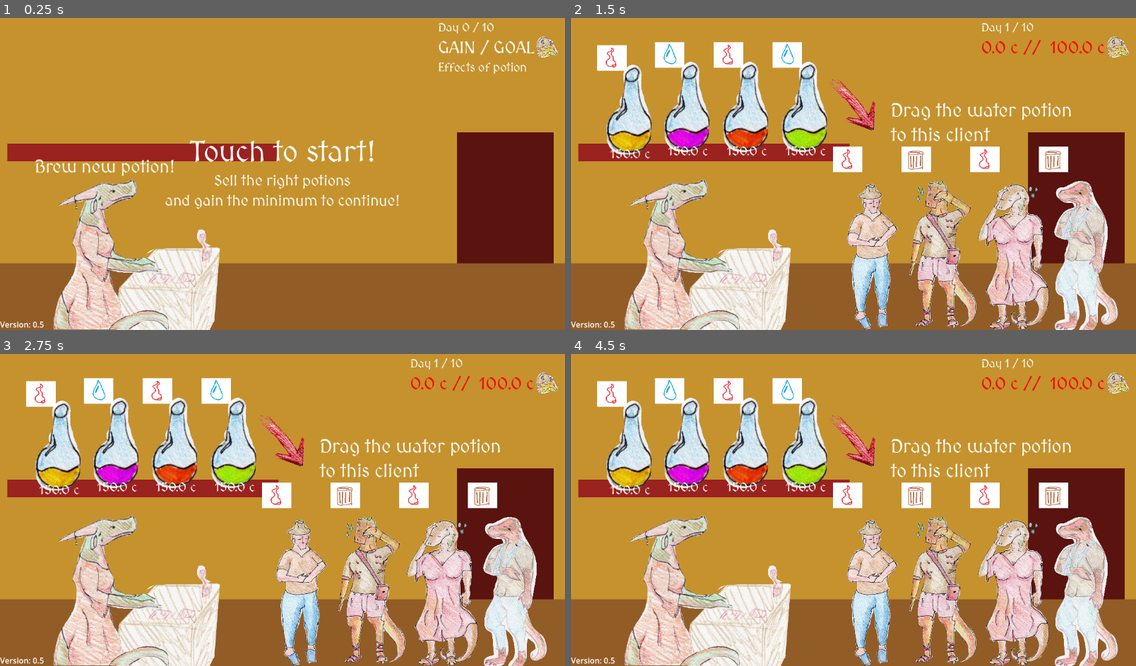
Above: before the commit, frames 1-4 (two rows, left to right).
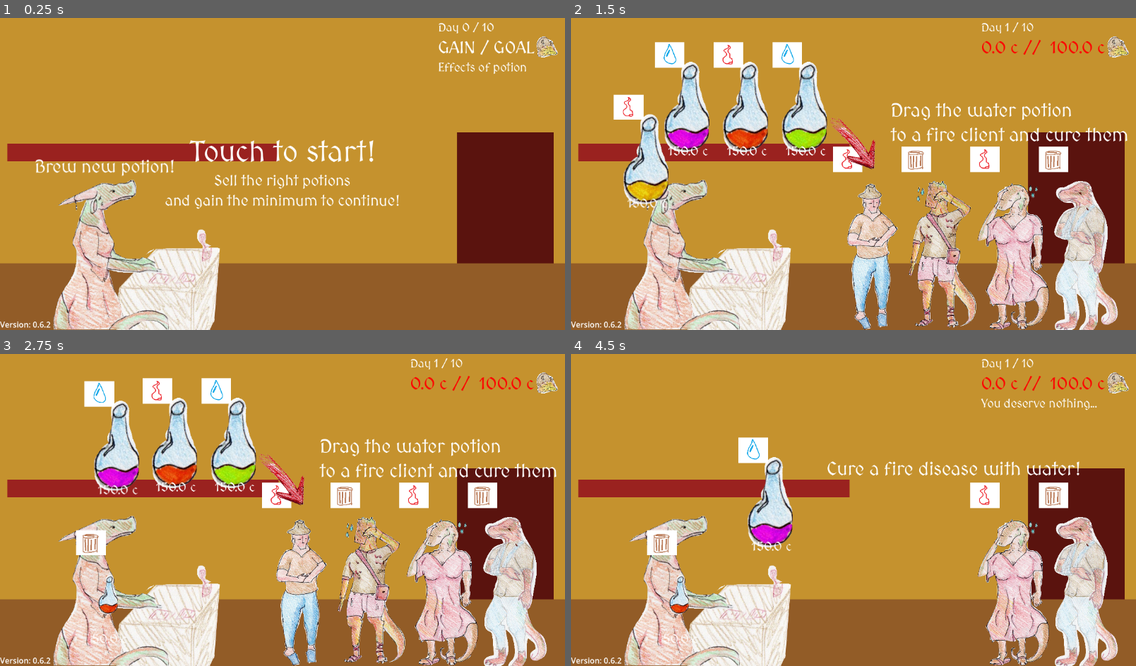
Above: after the commit, the same moments.

Repository: MLisanti/moonbrew_shop
Game: Godot game, scene res://scene/main.tscn
The game is run twice, just before and just after one commit, with the same random seed, the same clock (stepped at 60 frames per second) and the same inputs.
Inputs (mouse positions are in pixels of both pictures, inside the frame that each line leads up to):
- Up to frame 1 (0.25 s): no input
- Up to frame 2 (1.5 s): tap Enter at 0.5 s; move the mouse to (977, 155) at 0.52 s; press the mouse at (977, 155) at 0.53 s; release the mouse at (977, 155) at 1.25 s; tap Space at 1.25 s; drag from (627, 108) to (678, 258) at 1.27 s
- Up to frame 3 (2.75 s): move the mouse to (118, 444) at 2.02 s; press the mouse at (118, 444) at 2.03 s
- Up to frame 4 (4.5 s): release the mouse at (689, 444) at 2.75 s; tap Enter at 2.75 s; drag from (746, 444) to (876, 588) at 2.77 s; drag from (802, 444) to (943, 588) at 3.52 s; drag from (684, 460) to (943, 588) at 4.27 s

The runs differ from the first frame. In frame 1, less than 0.1% of the frame differs, in the area x 7-9%, y 97-100%; in frame 2, 4.9%; in frame 3, 5.4%; in frame 4, 18%, in the area x 4-94%, y 7-100%.

Commit message:
risoluzione di altri bugs, testa di cane (dice un gatto)

Diff:
--- a/project.godot
+++ b/project.godot
@@ -11,7 +11,7 @@
 [application]
 
 config/name="negozio_pozioni"
-config/version="0.5"
+config/version="0.6.2"
 run/main_scene="uid://be75w8yjyxed8"
 config/features=PackedStringArray("4.6", "GL Compatibility")
 config/icon="res://icon.svg"
--- a/scene/farmacista.gd
+++ b/scene/farmacista.gd
@@ -10,6 +10,7 @@
 func _ready():
 	pass # Replace with function body.
 	$lblTutorial.hide()
+	mostraConfermaCambio(false)
 
 func azzeraCambiPozione():
 	pozioniCambiate = 0
@@ -22,10 +23,12 @@
 	pass
 
 func mostraConfermaCambio(val:bool):
-	$lblChange.visible = val
+	$lblCambiaPozione.visible = val
+	$grafica_brew.visible = val
+
 
 func mostraTutorial(val:bool):
 	$lblTutorial.visible = val
 
 func impostaAnimazione(nome:String):
-	$Sprite.animation = nome
+	$SpriteDragonessa.animation = nome
--- a/scene/farmacista.tscn
+++ b/scene/farmacista.tscn
@@ -50,7 +50,14 @@
 collision_mask = 0
 script = ExtResource("1_plk6w")
 
-[node name="Sprite" type="AnimatedSprite2D" parent="." unique_id=1863123768]
+[node name="grafica_brew" type="ColorRect" parent="." unique_id=1553939680]
+offset_left = -150.0
+offset_top = -142.0
+offset_right = 145.0
+offset_bottom = 174.0
+color = Color(1, 0.7764706, 0, 0.2784314)
+
+[node name="SpriteDragonessa" type="AnimatedSprite2D" parent="." unique_id=1863123768]
 scale = Vector2(0.50181687, 0.5558439)
 sprite_frames = SubResource("SpriteFrames_tqoya")
 animation = &"in_corso"
@@ -59,7 +66,7 @@
 position = Vector2(7, 25.5)
 shape = SubResource("RectangleShape2D_hllvp")
 
-[node name="lblChange" type="Label" parent="." unique_id=1887142444]
+[node name="lblCambiaPozione" type="Label" parent="." unique_id=1887142444]
 offset_left = -63.0
 offset_top = -186.0
 offset_right = 66.0
--- a/scene/main.gd
+++ b/scene/main.gd
@@ -23,7 +23,6 @@
 var _scena_cliente = preload("res://scene/cliente.tscn")
 
 var maskGrab = ""
-
 
 const LIVELLO_INIZIO = 1
 var _livello = 0
@@ -49,11 +48,10 @@
 		_: dict = { "potionElements": 3, "clientElements": 3, "goalPrice": 200.0 }
 	return dict
 
-
-# Called when the node enters the scene tree for the first time.
 func _ready():
 	cambia_stato_livello(statiLivello.INIZIO)
 	ui_mostra_tutorial_passo_passo(0)
+
 	$farma_oggetti/farmacista.mostraConfermaCambio(false)
 	$UI/UI_gioco/sotto/vbox/lblVersion.text = "Version: " +  ProjectSettings.get_setting("application/config/version")
 
@@ -97,7 +95,7 @@
 
 	abilita_tutorial = false
 
-	if(_livello == 1 or _livello == 2 or _livello == 4):
+	if(_livello == 1 or _livello == 2 or _livello == 4 or _livello == 6 or _livello == 7):
 		abilita_tutorial = true
 		passo_tutorial = (_livello * 10) + 1 	#es: livello 2 => inizio con nodo tutorial 21
 		ui_mostra_tutorial_passo_passo(passo_tutorial)
@@ -168,7 +166,6 @@
 
 	pozioneDaButtare.queue_free()
 	$suoni/potion_brew.play()
-
 
 func _on_client_finish(curedDiseases:int, totalDiseases:int, potion:Node2D, client:Node2D, effects:String):
 	var guadagno = (potion.price / totalDiseases) * curedDiseases
@@ -203,54 +200,6 @@
 				cambia_stato_livello(statiLivello.GAME_OVER_VINTO)
 			$suoni/day_win.play()
 
-
-@onready var controlCentroMessaggi:Control = $UI/UI_gioco/centro
-
-func ui_mostra_fine_livello():
-	controlCentroMessaggi.visible = true
-	$UI/UI_gioco/centro/vbox/lblAzione.text = "Touch to continue..."
-	$UI/UI_gioco/centro/vbox/lblMessaggio.text = "You got enough money!"
-
-
-func ui_mostra_inizio():
-	controlCentroMessaggi.visible = true
-	$UI/UI_gioco/centro/vbox/lblMessaggio.text = "Touch to start!"
-	$UI/UI_gioco/centro/vbox/lblAzione.text = "Sell the right potions\nand gain the minimum to continue!"
-
-func ui_mostra_game_over_perso():
-	controlCentroMessaggi.visible = true
-	$UI/UI_gioco/centro/vbox/lblAzione.text = "Touch to restart"
-	$UI/UI_gioco/centro/vbox/lblMessaggio.text = "You went bankrupt... rawr..."
-
-func ui_mostra_game_over_vinto():
-	controlCentroMessaggi.visible = true
-	$UI/UI_gioco/centro/vbox/lblAzione.text = "Touch to restart"
-	$UI/UI_gioco/centro/vbox/lblMessaggio.text = "You cured everyone!! :rawr: !!"
-
-func ui_mostra_tutorial_base(val:bool):
-	var lblMoneyGoal:Control = $UI/UI_gioco/sopra/vbox/cont/hbox/lblMoneyGoal
-	$UI/UI_gioco/sopra/vbox/lblLevelNumber.text = "Day 0 / 10"
-	lblMoneyGoal.set("theme_override_colors/font_color", Color.WHITE)
-	lblMoneyGoal.text = "GAIN / GOAL"
-	$UI/UI_gioco/sopra/vbox/lblEffects.text = "Effects of potion"
-	$farma_oggetti/farmacista.mostraTutorial(val)
-
-func ui_mostra_tutorial_passo_passo(val:int):
-	$UI/UI_tutorial/tut_11_prendiPozioni.visible = val == 11
-	$UI/UI_tutorial/tut_12_fuoco_legno.visible = val == 12
-	$UI/UI_tutorial/tut_13_acqua_fuoco.visible = val == 13
-	$UI/UI_tutorial/tut_14_money.visible = val == 14
-	$UI/UI_tutorial/tut_15_completa_giorno1.visible = val == 15
-	$UI/UI_tutorial/tut_21_giorno2_legno_acqua.visible = val == 21
-	$UI/UI_tutorial/tut_22_giorno2_legno_vento.visible = val == 22
-	$UI/UI_tutorial/tut_23_giorno2_effetti.visible = val == 23
-	$UI/UI_tutorial/tut_24_giorno2_completa.visible = val == 24
-	$UI/UI_tutorial/tut_41_giorno4_brew.visible = val == 41
-	$UI/UI_tutorial/tut_42_giorno4_brew_limit.visible = val == 42
-
-
-	$UI/UI_tutorial.visible = val > 0
-
 func cambia_stato_livello (nuovoStato:statiLivello):
 	var precedente = statoLivello
 	statoLivello = nuovoStato
@@ -302,8 +251,6 @@
 	nodoPozione.connect("crea_nuova_pozione", _on_crea_nuova_pozione)
 	nodoPozione.connect("crea_nuova_pozione", _on_crea_pozione_tutorial)
 
-
-
 func crea_cliente(elementi:String, posizione:Vector2):
 	var nodoCliente:Node2D = _scena_cliente.instantiate()
 	nodoCliente.add_to_group("clienti")
@@ -332,6 +279,50 @@
 	passo_tutorial += 1
 	ui_mostra_tutorial_passo_passo(passo_tutorial)
 
+@onready var controlCentroMessaggi:Control = $UI/UI_gioco/centro
+
+func ui_mostra_fine_livello():
+	controlCentroMessaggi.visible = true
+	$UI/UI_gioco/centro/vbox/lblAzione.text = "Touch to continue..."
+	$UI/UI_gioco/centro/vbox/lblMessaggio.text = "You got enough money!"
+
+func ui_mostra_inizio():
+	controlCentroMessaggi.visible = true
+	$UI/UI_gioco/centro/vbox/lblMessaggio.text = "Touch to start!"
+	$UI/UI_gioco/centro/vbox/lblAzione.text = "Sell the right potions\nand gain the minimum to continue!"
+
+func ui_mostra_game_over_perso():
+	controlCentroMessaggi.visible = true
+	$UI/UI_gioco/centro/vbox/lblAzione.text = "Touch to restart"
+	$UI/UI_gioco/centro/vbox/lblMessaggio.text = "You went bankrupt... rawr..."
+
+func ui_mostra_game_over_vinto():
+	controlCentroMessaggi.visible = true
+	$UI/UI_gioco/centro/vbox/lblAzione.text = "Touch to restart"
+	$UI/UI_gioco/centro/vbox/lblMessaggio.text = "You cured everyone!! :rawr: !!"
+
+func ui_mostra_tutorial_base(val:bool):
+	var lblMoneyGoal:Control = $UI/UI_gioco/sopra/vbox/cont/hbox/lblMoneyGoal
+	$UI/UI_gioco/sopra/vbox/lblLevelNumber.text = "Day 0 / 10"
+	lblMoneyGoal.set("theme_override_colors/font_color", Color.WHITE)
+	lblMoneyGoal.text = "GAIN / GOAL"
+	$UI/UI_gioco/sopra/vbox/lblEffects.text = "Effects of potion"
+	$farma_oggetti/farmacista.mostraTutorial(val)
+
+func ui_prepara_tutorial_passo_passo():
+	print($UI/UI_tutorial.get_children(true))
+	for nodoTutorial:Control in $UI/UI_tutorial.get_children(true):
+		nodoTutorial.visible = true
+	$UI/UI_tutorial.visible = false
+
+func ui_mostra_tutorial_passo_passo(val:int):
+	for nodoTutorial in $UI/UI_tutorial.get_children():
+		nodoTutorial.visible = false
+		if(nodoTutorial.name.begins_with("tut_" + str(val))):
+			nodoTutorial.visible = true
+
+	$UI/UI_tutorial.visible = val > 0
+
 func ui_update():
 	var lblMoney:Control = $UI/UI_gioco/sopra/vbox/cont/hbox/lblMoneyGoal
 
--- a/scene/main.tscn
+++ b/scene/main.tscn
@@ -85,19 +85,19 @@
 [node name="UI" type="CanvasLayer" parent="." unique_id=504331853]
 
 [node name="UI_tutorial" type="Control" parent="UI" unique_id=1012427451]
-visible = false
 layout_mode = 3
 anchors_preset = 0
 
 [node name="tut_11_prendiPozioni" type="Control" parent="UI/UI_tutorial" unique_id=1799267467]
+visible = false
 anchors_preset = 0
 
 [node name="txrFreccia" type="TextureRect" parent="UI/UI_tutorial/tut_11_prendiPozioni" unique_id=929010953]
 layout_mode = 0
 offset_left = 612.0
-offset_top = 99.0
+offset_top = 177.99998
 offset_right = 1662.0
-offset_bottom = 799.0
+offset_bottom = 878.0
 rotation = 1.3089969
 scale = Vector2(0.15629622, 0.15629622)
 texture = ExtResource("11_mswub")
@@ -111,9 +111,10 @@
 theme = ExtResource("4_0ha60")
 theme_override_font_sizes/font_size = 38
 text = "Drag the water potion
-to this client"
+to a fire client and cure them"
 
 [node name="tut_12_fuoco_legno" type="Control" parent="UI/UI_tutorial" unique_id=310104946]
+visible = false
 anchors_preset = 0
 
 [node name="lblDesc" type="Label" parent="UI/UI_tutorial/tut_12_fuoco_legno" unique_id=828532894]
@@ -128,6 +129,7 @@
 to cure a Wood disease"
 
 [node name="tut_13_acqua_fuoco" type="Control" parent="UI/UI_tutorial" unique_id=1704053668]
+visible = false
 anchors_preset = 0
 
 [node name="lblDesc" type="Label" parent="UI/UI_tutorial/tut_13_acqua_fuoco" unique_id=405351909]
@@ -141,6 +143,7 @@
 text = "Cure a fire disease with water!"
 
 [node name="tut_14_money" type="Control" parent="UI/UI_tutorial" unique_id=718626768]
+visible = false
 anchors_preset = 0
 
 [node name="lblDesc" type="Label" parent="UI/UI_tutorial/tut_14_money" unique_id=730535455]
@@ -165,6 +168,7 @@
 texture = ExtResource("11_mswub")
 
 [node name="tut_15_completa_giorno1" type="Control" parent="UI/UI_tutorial" unique_id=1199606552]
+visible = false
 anchors_preset = 0
 
 [node name="lblDesc" type="Label" parent="UI/UI_tutorial/tut_15_completa_giorno1" unique_id=612147967]
@@ -178,6 +182,7 @@
 text = "Drago the last potion!!"
 
 [node name="tut_21_giorno2_legno_acqua" type="Control" parent="UI/UI_tutorial" unique_id=313705844]
+visible = false
 anchors_preset = 0
 
 [node name="lblDesc" type="Label" parent="UI/UI_tutorial/tut_21_giorno2_legno_acqua" unique_id=1793332813]
@@ -191,6 +196,7 @@
 text = "Wind potions can cure Water diseases"
 
 [node name="tut_22_giorno2_legno_vento" type="Control" parent="UI/UI_tutorial" unique_id=449946065]
+visible = false
 anchors_preset = 0
 
 [node name="lblDesc" type="Label" parent="UI/UI_tutorial/tut_22_giorno2_legno_vento" unique_id=357516308]
@@ -204,6 +210,7 @@
 text = "Wood potions cures Wind diseases"
 
 [node name="tut_23_giorno2_effetti" type="Control" parent="UI/UI_tutorial" unique_id=844054896]
+visible = false
 anchors_preset = 0
 
 [node name="lblDesc" type="Label" parent="UI/UI_tutorial/tut_23_giorno2_effetti" unique_id=1639627324]
@@ -229,6 +236,7 @@
 texture = ExtResource("11_mswub")
 
 [node name="tut_24_giorno2_completa" type="Control" parent="UI/UI_tutorial" unique_id=2001839864]
+visible = false
 anchors_preset = 0
 
 [node name="lblDesc" type="Label" parent="UI/UI_tutorial/tut_24_giorno2_completa" unique_id=602310160]
@@ -242,6 +250,7 @@
 text = "Complete this day!"
 
 [node name="tut_41_giorno4_brew" type="Control" parent="UI/UI_tutorial" unique_id=1294804821]
+visible = false
 anchors_preset = 0
 
 [node name="lblDesc" type="Label" parent="UI/UI_tutorial/tut_41_giorno4_brew" unique_id=1109485700]
@@ -266,6 +275,7 @@
 texture = ExtResource("11_mswub")
 
 [node name="tut_42_giorno4_brew_limit" type="Control" parent="UI/UI_tutorial" unique_id=412762808]
+visible = false
 anchors_preset = 0
 
 [node name="lblDesc" type="Label" parent="UI/UI_tutorial/tut_42_giorno4_brew_limit" unique_id=1103906647]
@@ -278,6 +288,66 @@
 theme_override_font_sizes/font_size = 38
 text = "You can just brew a potion
 a day... brew wisely!"
+
+[node name="tut_61_piu_effetti" type="Control" parent="UI/UI_tutorial" unique_id=582240159]
+visible = false
+anchors_preset = 0
+
+[node name="lblDesc" type="Label" parent="UI/UI_tutorial/tut_61_piu_effetti" unique_id=507942617]
+layout_mode = 0
+offset_left = 506.0
+offset_top = 156.0
+offset_right = 1024.0
+offset_bottom = 321.0
+theme = ExtResource("4_0ha60")
+theme_override_font_sizes/font_size = 38
+text = "A potion can cure more
+ than one disease a time"
+
+[node name="tut_71_piu_malattie" type="Control" parent="UI/UI_tutorial" unique_id=1890030702]
+visible = false
+anchors_preset = 0
+
+[node name="lblDesc" type="Label" parent="UI/UI_tutorial/tut_71_piu_malattie" unique_id=1687260960]
+layout_mode = 0
+offset_left = 506.0
+offset_top = 156.0
+offset_right = 1024.0
+offset_bottom = 321.0
+theme = ExtResource("4_0ha60")
+theme_override_font_sizes/font_size = 38
+text = "A customer can have
+more than one disease"
+
+[node name="tut_72_piu_malattie2" type="Control" parent="UI/UI_tutorial" unique_id=1705186494]
+visible = false
+anchors_preset = 0
+
+[node name="lblDesc" type="Label" parent="UI/UI_tutorial/tut_72_piu_malattie2" unique_id=1054120595]
+layout_mode = 0
+offset_left = 506.0
+offset_top = 156.0
+offset_right = 1024.0
+offset_bottom = 321.0
+theme = ExtResource("4_0ha60")
+theme_override_font_sizes/font_size = 38
+text = "Cure all client disease and
+get full payment for a potion! "
+
+[node name="tut_73_piu_malattie3" type="Control" parent="UI/UI_tutorial" unique_id=1085515863]
+visible = false
+anchors_preset = 0
+
+[node name="lblDesc" type="Label" parent="UI/UI_tutorial/tut_73_piu_malattie3" unique_id=585939025]
+layout_mode = 0
+offset_left = 506.0
+offset_top = 156.0
+offset_right = 1024.0
+offset_bottom = 321.0
+theme = ExtResource("4_0ha60")
+theme_override_font_sizes/font_size = 38
+text = "You get paid for
+what you cured"
 
 [node name="UI_gioco" type="MarginContainer" parent="UI" unique_id=1165352736]
 anchors_preset = 15
--- a/scene/pozione.gd
+++ b/scene/pozione.gd
@@ -12,7 +12,7 @@
 
 
 var rand=RandomNumberGenerator.new()
-
+var farmacista:Node2D = null
 var audio1 = preload("res://suoni/glass_clink_1.mp3")
 
 var _numClientiPresi = 0
@@ -42,7 +42,8 @@
 
 # Called every frame. 'delta' is the elapsed time since the previous frame.
 func _process(_delta):
-	pass
+	if(_dragging):
+		self.global_position = get_global_mouse_position()
 
 func audio_glass_clink():
 	$audio_clink.stream = audio1
@@ -52,9 +53,9 @@
 	_grabPermission = value
 
 func _on_input_event(_viewport, event:InputEvent, _shape_idx):
-
 	#touch
 	if(event is InputEventScreenTouch):
+		#print("touch")
 		if((event.position - self.global_position).length() < _radius_drag):
 			grab_start.emit(self)
 			if(_grabPermission):
@@ -66,6 +67,7 @@
 					grab_end.emit(self)
 
 	#mouse
+
 	if(event is InputEventMouseButton and event.button_index == MOUSE_BUTTON_LEFT):
 		if((self.global_position - event.position).length() < _radius_drag):
 			grab_start.emit(self)
@@ -79,7 +81,9 @@
 
 	#drag
 	if(_dragging):
-		self.global_position = event.position
+		# se non viene più intercettato l'evento di movimento non viene posizionato l'oggetto
+		#self.global_position = event.position
+		pass
 
 	#cura il cliente solo se ne hai selezionato uno e non di piu
 	if(_dragging == false and _numClientiPresi == 1 and _clienteDaCurare != null):
@@ -91,10 +95,6 @@
 	if(_dragging == false and cambiaPozione and farmacista != null):
 		crea_nuova_pozione.emit(self)
 		farmacista.aumentaCambiPozione()
-
-#TODO: non si capisce bene il cliente che verrà curato ....
-
-var farmacista:Node2D = null
 
 func _on_area_entered(area):
 	if(area.is_in_group("clienti")):
